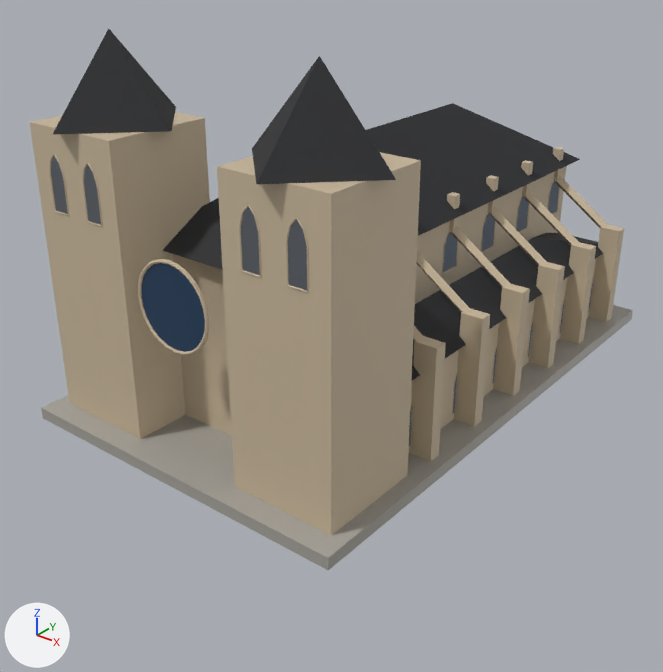
The FBX model unity/Assets/Models/Buildings/landmark-grand_cathedral/0/top-prebuilt.fbx as it was, and as the next commit left it.
Before and after are seen from a camera (50 mm lens) standing at (70.4, -96.5, 61.8) and looking at (-0.5, -7.9, 6.8). The axes (+X, +Y, +Z) are drawn at lower left. The lights are the same throughout. The older version comes first. Where no turn or scale is listed for an object, it has been applied to the vertices.

The first picture shows 'landmark-grand_cathedral/0/top-prebuilt'.
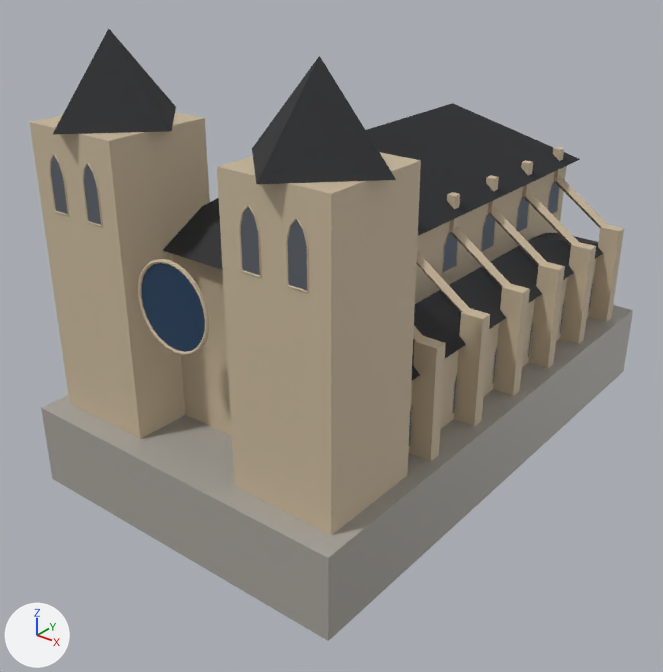
Changed parts and their boxes (x1, y1, x2, y2) in the pictures (663 x 672 px; the box of a moved part takes in the faces that stretch with it):
'landmark-grand_cathedral/0/top-prebuilt', reshaped (13% taller)
    before: (30, 29, 633, 570)
    after: (30, 29, 633, 641)
part 1 of me_landmark_grand_cathedral_0_top_prebuilt, moved or reshaped
    before: (41, 311, 633, 570)
    after: (41, 311, 633, 641)

The change in detail:
me_landmark_grand_cathedral_0_top_prebuilt is used by ob_landmark_grand_cathedral_0_top_prebuilt; location (0.0, 0.0, 0.0).
Before the commit, vertices of me_landmark_grand_cathedral_0_top_prebuilt: 0 (24.0, -39.0, -0.5) at pixel (328, 570), 3 (-24.0, -39.0, -0.5) at pixel (42, 418), 4 (24.0, 39.0, -0.5) at pixel (631, 319), 5 (-24.0, 39.0, -0.5).
me_landmark_grand_cathedral_0_top_prebuilt had 2450 vertices, 2129 faces and spanned x -24.0..24.0, y -39.0..39.0, z -0.5..48.0.
me_landmark_grand_cathedral_0_top_prebuilt now has 2450 vertices, 2129 faces and spans x -24.0..24.0, y -39.0..39.0, z -10.0..48.0.
Part 1, on me_landmark_grand_cathedral_0_top_prebuilt:
Vertices 0, 3, 4, 5 of me_landmark_grand_cathedral_0_top_prebuilt move by (0.0, 0.0, -9.5).
